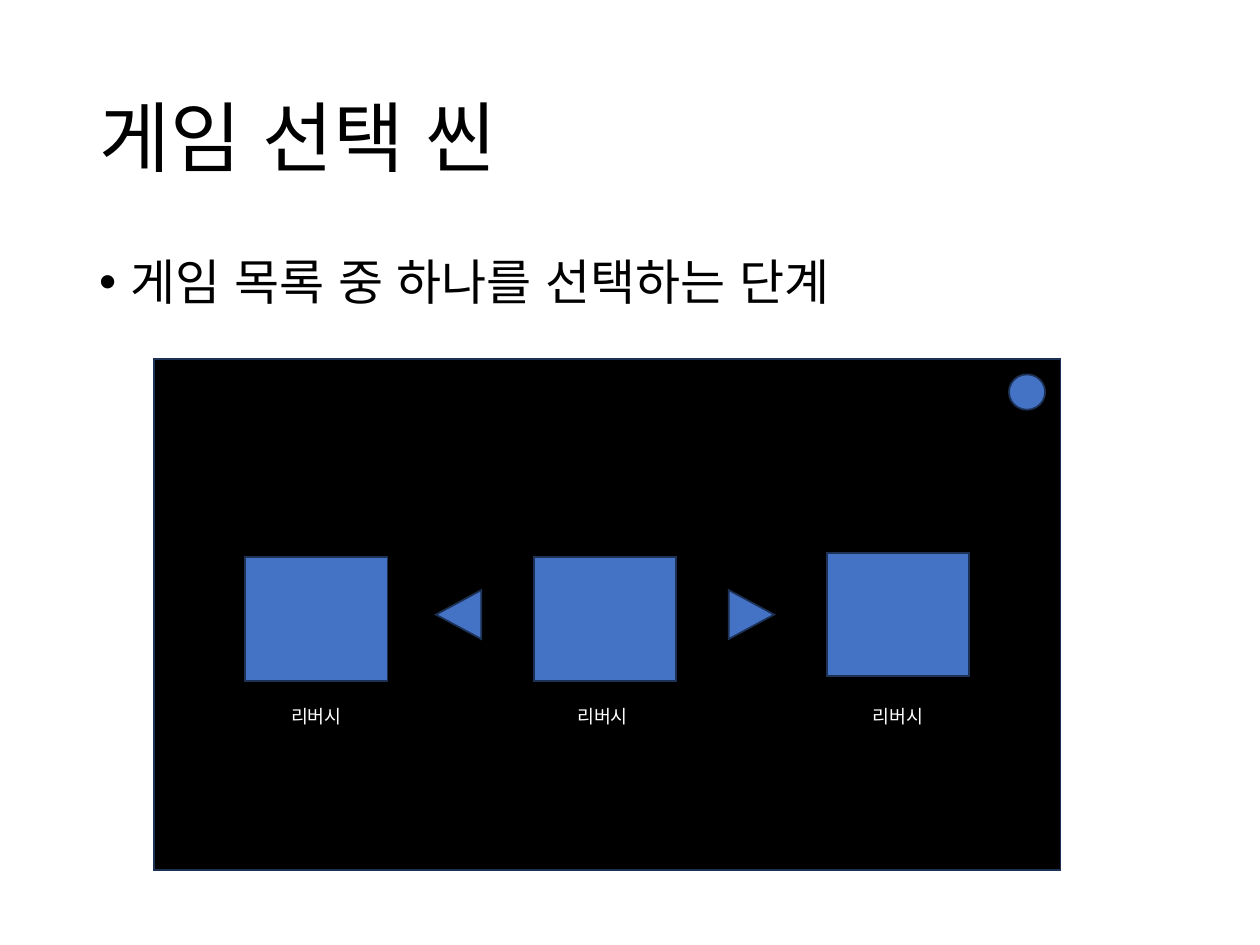
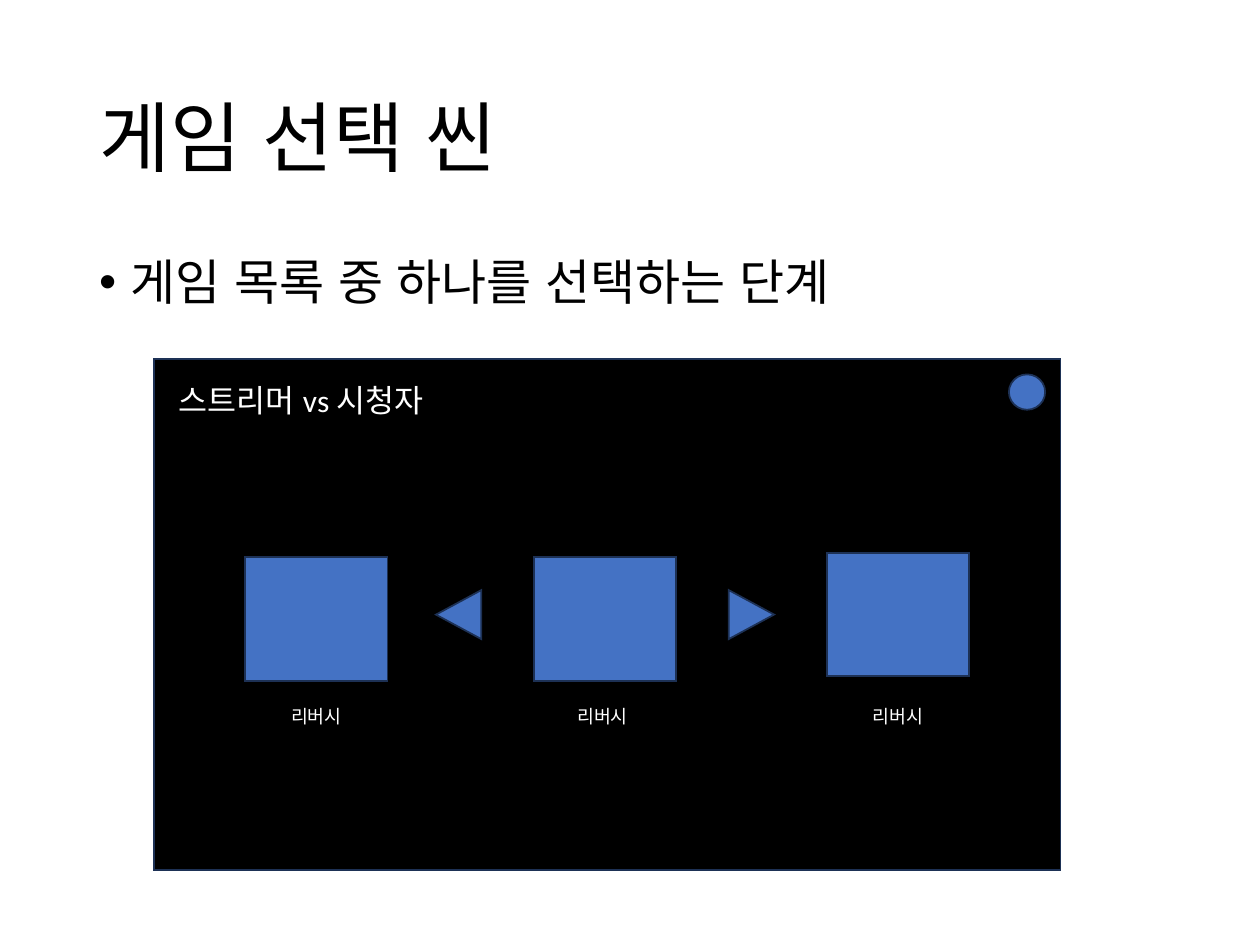
Before and after one commit to ShowSkillsSpark/svsv, a slide deck: slide 5 of 기획.pptx. Drawn at 1260x945 pixels with LibreOffice and Linux fonts; fonts in the diff are those of the drawing. Boxes give left, top, right and bottom in pixels: in the first picture for what was removed or moved away, otherwise in the second. Text is boxed around its words. In the diff, an @@ line names an element or a change of style, - is before the commit and + after.

```diff
--- a/기획.pptx
+++ b/기획.pptx
@@ text added at (178,385,423,415), 18 pt, text #FFFFFF @@
+스트리머 vs 시청자
```
Also in this commit, not shown: 3 other slides changed, 1 slide removed, 18 other files.
